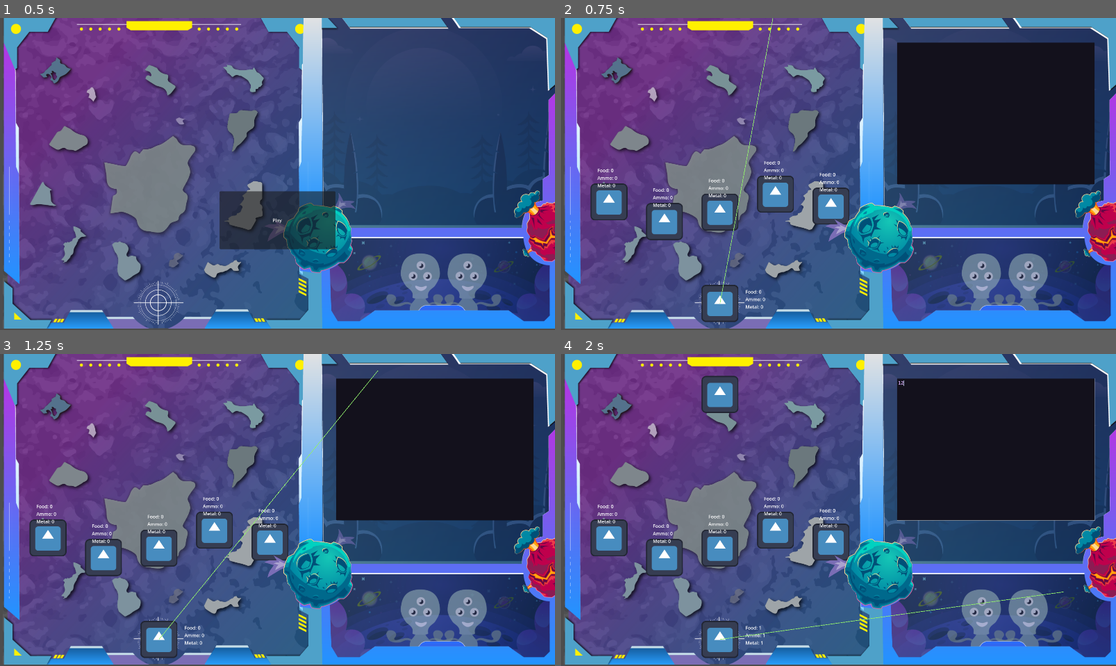
Above: before the commit, frames 1-4 (two rows, left to right).
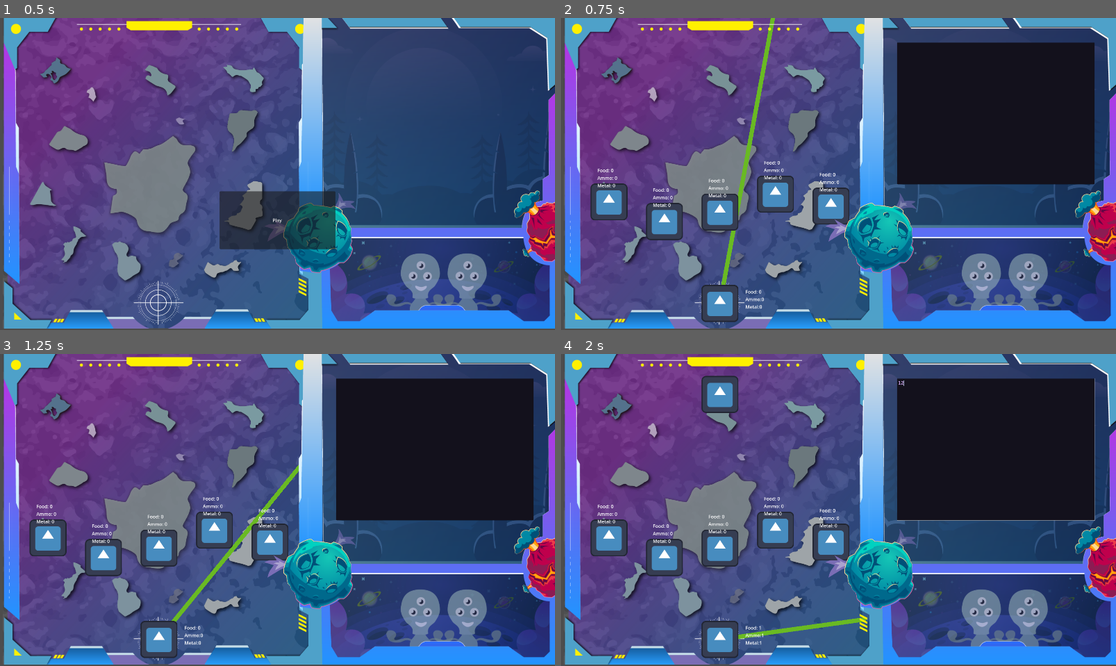
Above: after the commit, the same moments.

Repository: G36maid/GGJ25-kh-teamC
Game: Godot game, scene res://sences/game.tscn
Two runs of this game, one before a commit and one after it. Both use one fixed random seed, a clock stepped at 60 frames per second and the inputs below. The engine's default icon, where the game draws it, is replaced by a stand-in: a white triangle on a blue panel in a dark square.
Inputs (mouse positions are in pixels of both pictures, inside the frame that each line leads up to):
- Up to frame 1 (0.5 s): no input
- Up to frame 2 (0.75 s): click "Play" at 0.5 s
- Up to frame 3 (1.25 s): no input
- Up to frame 4 (2 s): click (993, 450) at 1.27 s; type "12" at 1.35 s

Frame 1 is identical in both runs. In frame 2, 0.7% of the frame differs, in the area x 28-39%, y 0-94%; in frame 3, 0.6%; in frame 4, 0.5%.

Commit message:
feat(radar): mask sprite

Diff:
--- a/scripts/game.gd
+++ b/scripts/game.gd
@@ -5,6 +5,7 @@
 @export var enemy_scene: PackedScene
 @export var headquarter_scene: PackedScene
 @export var radar_scene: PackedScene
+@onready var radar_parent = $Background/RadarMask
 
 const LAN = 5
 const DILIVERER_COUNT = 5
@@ -59,8 +60,8 @@
 		$allys.add_child(ally)
 
 	var radar := radar_scene.instantiate()
-	radar.position = hq_position
-	add_child(radar)
+	radar_parent.add_child(radar)
+	radar.global_position = hq_position
 
 	headquarter = headquarter_scene.instantiate()
 	headquarter.name = "hq"
@@ -80,11 +81,10 @@
 		return
 
 	$enemy_remain.text = """Food: %d
-Ammo: %d
-Metal: %d
+Ammo:%d
+Metal:%d
 """ % [headquarter.resource_food,
 	headquarter.resource_ammo, headquarter.resource_metal]
-
 
 
 func _on_enemy_timer_timeout() -> void:
--- a/scripts/radar.gd
+++ b/scripts/radar.gd
@@ -6,9 +6,11 @@
 	pass
 
 func _process(delta: float) -> void:
-	raycast_2d.rotation += delta
+	rotation += delta
 
 func _physics_process(_delta: float) -> void:
 	if raycast_2d.is_colliding():
 		# TODO: try to call ally/hq/enemy 's method
-		pass
+		var obj = raycast_2d.get_collider().get_parent()
+		if obj.has_method("on_radar_scanned"):
+			obj.on_radar_scanned()
--- a/sences/emeny.tscn
+++ b/sences/emeny.tscn
@@ -5,7 +5,7 @@
 
 [sub_resource type="CircleShape2D" id="CircleShape2D_1ga2f"]
 
-[node name="Node2D" type="Node2D"]
+[node name="Node2D2" type="Node2D"]
 script = ExtResource("1_03oja")
 
 [node name="Area2D" type="Area2D" parent="."]
--- a/sences/radar.tscn
+++ b/sences/radar.tscn
@@ -2,15 +2,21 @@
 
 [ext_resource type="Script" path="res://scripts/radar.gd" id="1_uvhhb"]
 
-[node name="radar" type="Node2D"]
+[node name="radar" type="Line2D"]
+points = PackedVector2Array(0, 0, 0, -1200)
+width = 15.0
+default_color = Color(0.411552, 0.731287, 0.138391, 1)
 script = ExtResource("1_uvhhb")
 
 [node name="RayCast2D" type="RayCast2D" parent="."]
+position = Vector2(0, -1)
 target_position = Vector2(0, -1200)
 collide_with_areas = true
 
-[node name="Line2D" type="Line2D" parent="RayCast2D"]
-z_index = 15
+[node name="Line2D" type="Line2D" parent="."]
+visible = false
+z_index = 3
+position = Vector2(7.6294e-06, -1)
 points = PackedVector2Array(0, 0, 0, -1200)
 width = 2.0
 default_color = Color(0.572932, 0.93639, 0.428768, 1)
--- a/sences/scene.tscn
+++ b/sences/scene.tscn
@@ -7,6 +7,9 @@
 [ext_resource type="Texture2D" uid="uid://dheyeo7v1w8wc" path="res://assets/背景設計-05.png" id="6_gfq21"]
 [ext_resource type="Texture2D" uid="uid://di8fdmj3rvk0b" path="res://assets/背景設計-02.png" id="7_rddte"]
 [ext_resource type="Texture2D" uid="uid://beqov5ccq0240" path="res://assets/背景設計-07.png" id="8_frreq"]
+
+[sub_resource type="PlaceholderTexture2D" id="PlaceholderTexture2D_yqhfa"]
+size = Vector2(1000, 2000)
 
 [node name="Node2D" type="Node2D"]
 
@@ -47,3 +50,8 @@
 [node name="背景設計-07" type="Sprite2D" parent="."]
 position = Vector2(-417, -18)
 texture = ExtResource("8_frreq")
+
+[node name="RadarMask" type="Sprite2D" parent="."]
+clip_children = 1
+position = Vector2(-404, -3)
+texture = SubResource("PlaceholderTexture2D_yqhfa")
Not shown: 1 places in sences/game.tscn that only renumber resources
Not shown: 1 places in sences/scene.tscn that only renumber resources
